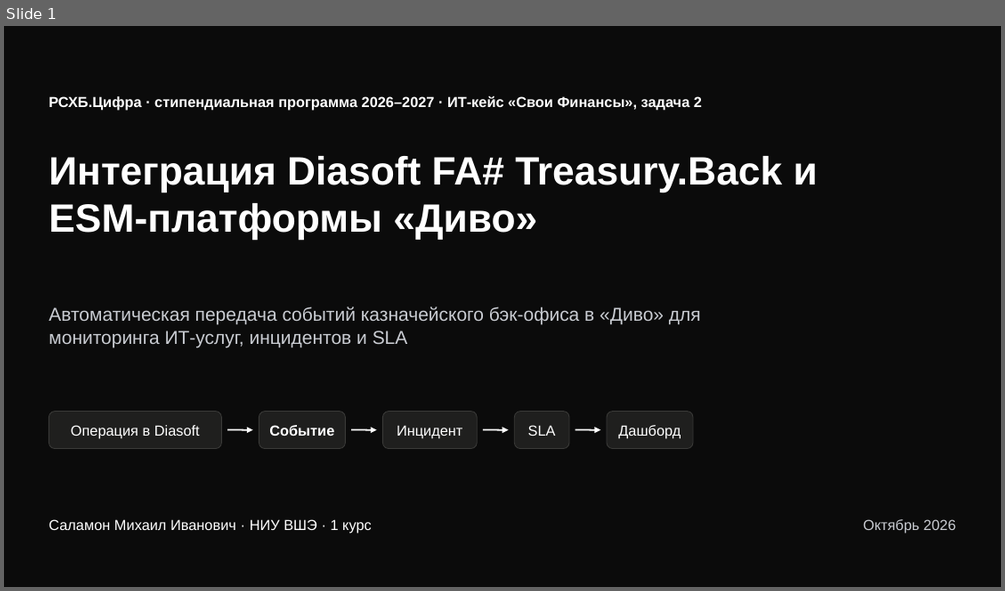
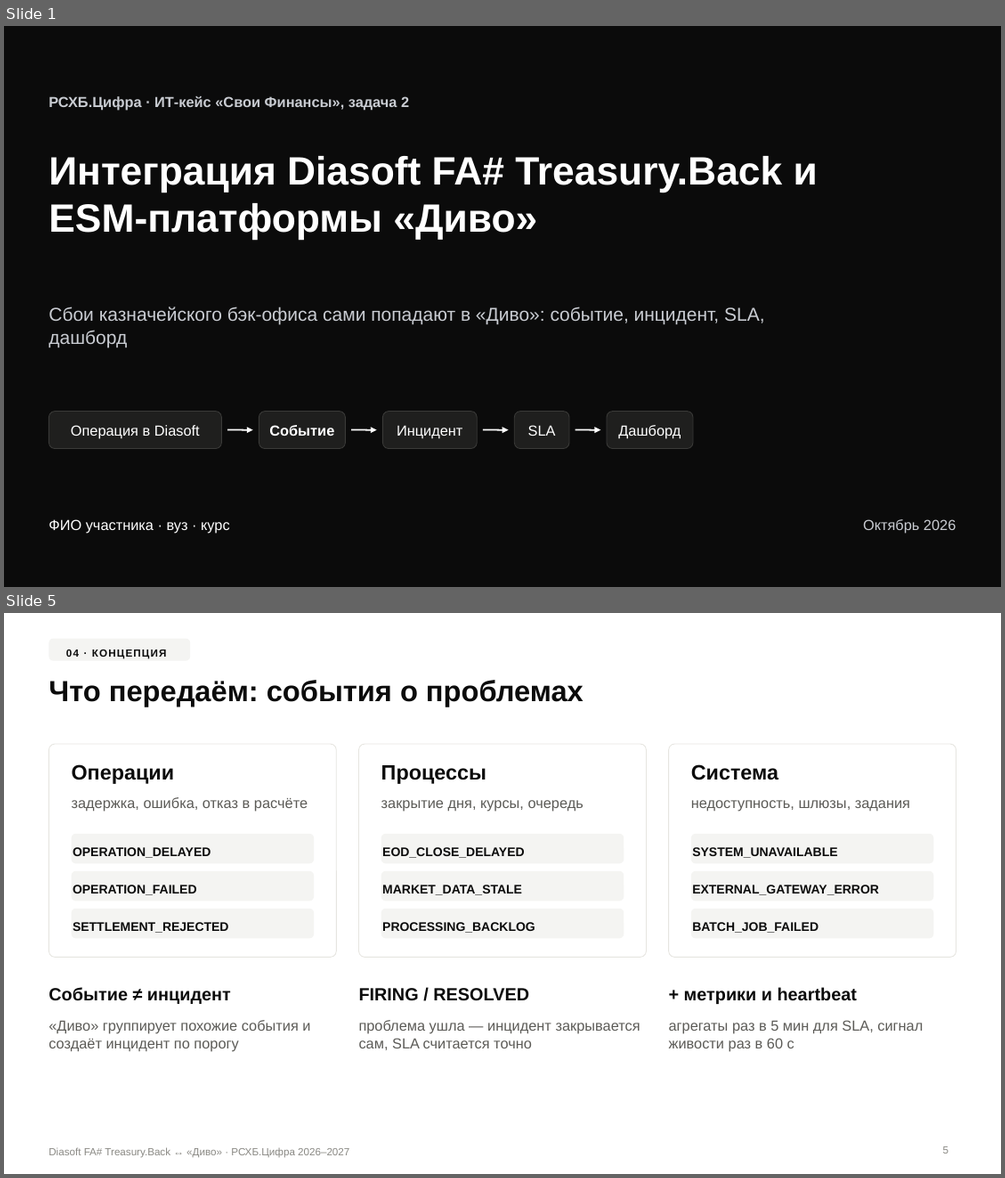
Before and after one commit to schierketsu/rshb, a slide deck: presentation/Diasoft-Divo-integration.pptx. Shown one above the other, each under a label of ours: slide 1 before the commit, slides 1 and 5 after it; the slides between them are not shown. The pictures are 1005x591 and 1005x1178 pixels, drawn with LibreOffice and Linux fonts; fonts in the diff are those of the drawing. Boxes give left, top, right and bottom in pixels: in the first picture for what was removed or moved away, otherwise in the second. Text is boxed around its words. In the diff, an @@ line names an element or a change of style, - is before the commit and + after.

```diff
--- a/presentation/Diasoft-Divo-integration.pptx
+++ b/presentation/Diasoft-Divo-integration.pptx
@@ slide 5 added at (4, 613, 1001, 1174), background #FFFFFF @@
@@ rounded rectangle added at (48, 639, 190, 661), fill #F4F4F2, 10 pt, text #0B0B0B, bold @@
+04 · КОНЦЕПЦИЯ
@@ title added at (48, 680, 583, 706), 28 pt, text #0B0B0B, bold @@
+Что передаём: события о проблемах
@@ rounded rectangle added at (48, 744, 336, 957), fill #FFFFFF, outline #E6E5E0 0.75 pt @@
@@ rounded rectangle added at (358, 744, 646, 957), fill #FFFFFF, outline #E6E5E0 0.75 pt @@
@@ rounded rectangle added at (669, 744, 956, 957), fill #FFFFFF, outline #E6E5E0 0.75 pt @@
@@ text added at (72, 764, 175, 784), 20 pt, text #0B0B0B, bold @@
+Операции
@@ text added at (381, 765, 486, 784), 20 pt, text #0B0B0B, bold @@
+Процессы
@@ text added at (691, 764, 778, 780), 20 pt, text #0B0B0B, bold @@
+Система
@@ text added at (72, 797, 307, 811), 14 pt, text #5C5B57 @@
+задержка, ошибка, отказ в расчёте
@@ text added at (381, 800, 583, 811), 14 pt, text #5C5B57 @@
+закрытие дня, курсы, очередь
@@ text added at (691, 800, 910, 811), 14 pt, text #5C5B57 @@
+недоступность, шлюзы, задания
@@ rounded rectangle added at (72, 834, 314, 863), fill #F4F4F2, 12 pt, text #0B0B0B, bold @@
+OPERATION_DELAYED
@@ rounded rectangle added at (380, 834, 623, 863), fill #F4F4F2, 12 pt, text #0B0B0B, bold @@
+EOD_CLOSE_DELAYED
@@ rounded rectangle added at (691, 834, 933, 863), fill #F4F4F2, 12 pt, text #0B0B0B, bold @@
+SYSTEM_UNAVAILABLE
@@ rounded rectangle added at (72, 871, 314, 900), fill #F4F4F2, 12 pt, text #0B0B0B, bold @@
+OPERATION_FAILED
@@ rounded rectangle added at (380, 871, 623, 900), fill #F4F4F2, 12 pt, text #0B0B0B, bold @@
+MARKET_DATA_STALE
@@ rounded rectangle added at (691, 871, 933, 900), fill #F4F4F2, 12 pt, text #0B0B0B, bold @@
+EXTERNAL_GATEWAY_ERROR
@@ rounded rectangle added at (72, 908, 314, 938), fill #F4F4F2, 12 pt, text #0B0B0B, bold @@
+SETTLEMENT_REJECTED
@@ rounded rectangle added at (380, 908, 623, 938), fill #F4F4F2, 12 pt, text #0B0B0B, bold @@
+PROCESSING_BACKLOG
@@ rounded rectangle added at (691, 908, 933, 938), fill #F4F4F2, 12 pt, text #0B0B0B, bold @@
+BATCH_JOB_FAILED
@@ text added at (48, 987, 231, 1004), 17 pt, text #0B0B0B, bold @@
+Событие ≠ инцидент
@@ text added at (359, 988, 529, 1001), 17 pt, text #0B0B0B, bold @@
+FIRING / RESOLVED
@@ text added at (684, 987, 857, 1004), 17 pt, text #0B0B0B, bold @@
++ метрики и heartbeat
@@ text added at (48, 1020, 310, 1052), 14 pt, text #5C5B57 @@
+«Диво» группирует похожие события и создаёт инцидент по порогу
@@ text added at (359, 1020, 640, 1050), 14 pt, text #5C5B57 @@
+проблема ушла — инцидент закрывается сам, SLA считается точно
@@ text added at (669, 1020, 922, 1052), 14 pt, text #5C5B57 @@
+агрегаты раз в 5 мин для SLA, сигнал живости раз в 60 с
@@ page number added at (943, 1146, 948, 1153), 10 pt, text #8A8984 @@
+5
@@ text added at (48, 1147, 349, 1158), 10 pt, text #8A8984 @@
+Diasoft FA# Treasury.Back ↔ «Диво» · РСХБ.Цифра 2026–2027
@@ slide 1 changed as well @@
@@ text at (48, 96, 409, 111): text changed; text colour #FFFFFF to #C9CCD2 @@
-РСХБ.Цифра · стипендиальная программа 2026–2027 · ИТ-кейс «Свои Финансы», задача 2
+РСХБ.Цифра · ИТ-кейс «Свои Финансы», задача 2
@@ text at (48, 306, 764, 347): text changed @@
-Автоматическая передача событий казначейского бэк-офиса в «Диво» для мониторинга ИТ-услуг, инцидентов и SLA
+Сбои казначейского бэк-офиса сами попадают в «Диво»: событие, инцидент, SLA, дашборд
@@ text at (48, 519, 230, 533): text changed @@
-Саламон Михаил Иванович · НИУ ВШЭ · 1 курс
+ФИО участника · вуз · курс
```
Also in this commit, not shown: 5 other slides changed, 10 other slides added, 17 slides removed, 9 other files.
